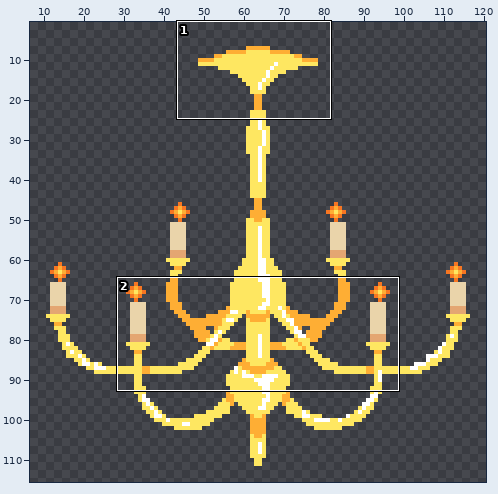
Pixel-art file: environment-art/Extra Files by Sam/chandelier.ase. Above, an overview of the earlier version with the close-up marked.
Close-up. As it was:
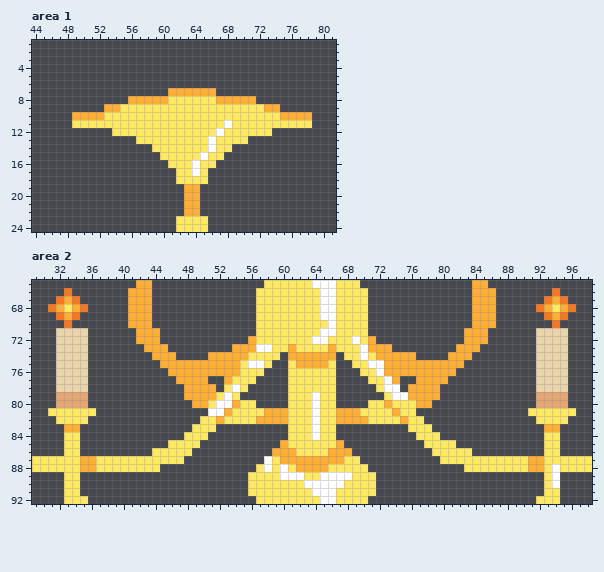
128x128 pixels, 1 frame. Shown: area 1: x 44..81, y 1..24; area 2: x 29..98, y 65..92. The wide view leaves out empty margins.
After:
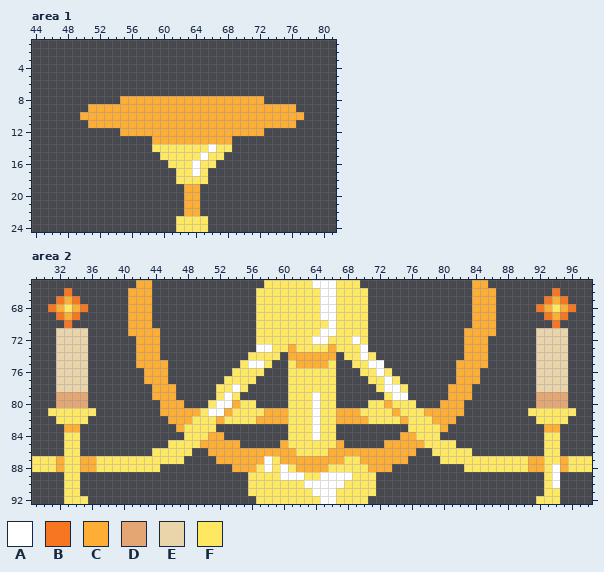
Palette (. is transparent): A #ffffff  B #f77622  C #feae34  D #e4a672  E #ead4aa  F #fee761
The edit:
Area 1:
y 7: x 61..66 CCCCCC -> ......
y 8: x 55 . -> C; x 61..66 FFFFFF -> CCCCCC; x 72 . -> C
y 9: x 51..52 .. -> CC; x 55..72 FFFFFFFFFFFFFFFFFF -> CCCCCCCCCCCCCCCCCC; x 75..76 .. -> CC
y 10: x 49 C -> .; x 53..74 FFFFFFFFFFFFFFFFFFFFFF -> CCCCCCCCCCCCCCCCCCCCCC; x 78 C -> .
y 11: x 49..78 FFFFFFFFFFFFFFFFFFFAFFFFFFFFFF -> ..CCCCCCCCCCCCCCCCCCCCCCCCCC..
y 12: x 54..73 FFFFFFFFFFFFFAFFFFFF -> .CCCCCCCCCCCCCCCCCC.
y 13: x 57..70 FFFFFFFFFAFFFF -> ..CCCCCCCCCC..
Area 2:
y 71: x 41 . -> C; x 86 . -> C
y 72: x 56 C -> .; x 71 C -> .
y 73: x 42 . -> C; x 45 C -> .; x 54..56 CCC -> ...; x 71..73 CCC -> ...; x 82 C -> .; x 85 . -> C
y 74: x 42..43 .. -> CC; x 45..46 CC -> ..; x 51..55 CCCCC -> .....; x 72..76 CCCCC -> .....; x 81..82 CC -> ..; x 84..85 .. -> CC
y 75: x 42..44 ... -> CCC; x 46..54 CCCCCCCCC -> .........; x 73..81 CCCCCCCCC -> .........; x 83..85 ... -> CCC
y 76: x 43..54 ...CCCCCCCCC -> CCC........F; x 73..84 CCCCCCCCC... -> F........CCC
y 77: x 43..45 ... -> CCC; x 47..50 CCCC -> ....; x 53 C -> F; x 74 C -> F; x 77..80 CCCC -> ....; x 82..84 ... -> CCC
y 78: x 44..46 ... -> CCC; x 48..52 CCCC. -> ....F; x 75..79 .CCCC -> F....; x 81..83 ... -> CCC
y 79: x 44..46 ... -> CCC; x 48..51 CCCC -> ....; x 76..79 CCCC -> ....; x 81..83 ... -> CCC
y 80: x 45..47 ... -> CCC; x 49..50 CC -> ..; x 77..78 CC -> ..; x 80..82 ... -> CCC
y 81: x 45..50 ...... -> CCCCCF; x 77..82 ...... -> FCCCCC
y 82: x 46..49 .... -> CCCF; x 78..81 .... -> FCCC
y 83: x 47..48 .. -> CF; x 79..80 .. -> FC
y 84: x 51..52 .. -> CC; x 75..76 .. -> CC
y 85: x 50..54 ..... -> CCCCC; x 73..77 ..... -> CCCCC
y 86: x 51..58 ........ -> CCCCCCCC; x 69..76 ........ -> CCCCCCCC
y 87: x 32 F -> C; x 52..57 ...... -> CCCCCC; x 70..75 ...... -> CCCCCC; x 95 F -> C
y 88: x 32 F -> C; x 54..56 ... -> CCC; x 71..73 ... -> CCC; x 95 F -> C
Changed places in both close-ups, as pixel boxes (x1, y1, x2, y2):
changed: (72, 88, 312, 144)
changed: (128, 328, 272, 472)
changed: (352, 328, 496, 472)
changed: (56, 456, 64, 472)
changed: (560, 456, 568, 472)
